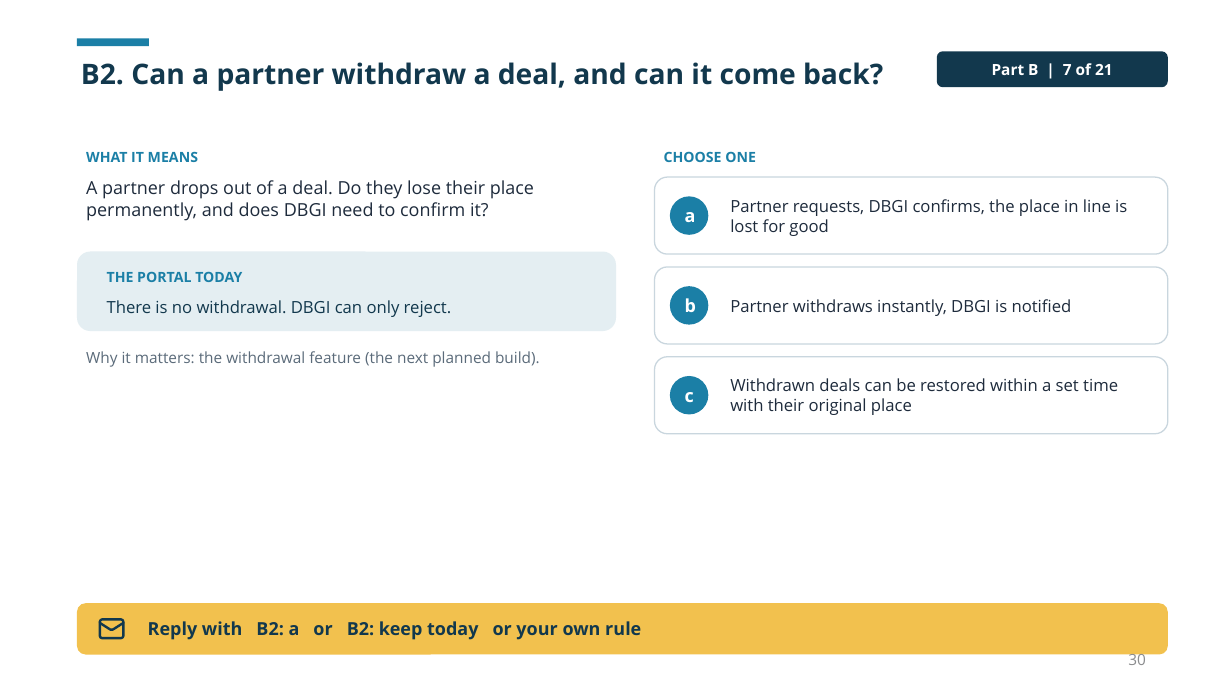
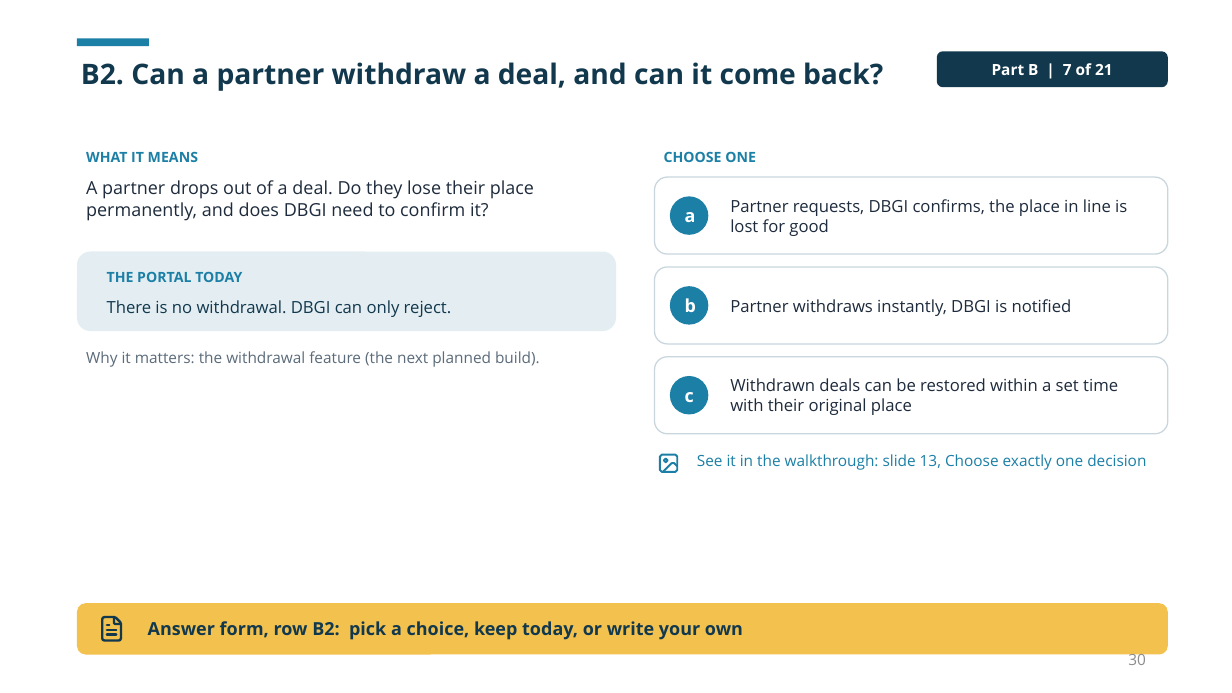
Before and after one commit to dbsuarez/dbgi-deal-registration-portal, a slide deck: slide 30 of docs/guides/Portal User Guide/Using the DBGI Portal.pptx. Drawn at 1232x693 pixels with LibreOffice and Linux fonts; fonts in the diff are those of the drawing. Boxes give left, top, right and bottom in pixels: in the first picture for what was removed or moved away, otherwise in the second. Text is boxed around its words. In the diff, an @@ line names an element or a change of style, - is before the commit and + after.

```diff
--- a/docs/guides/Portal User Guide/Using the DBGI Portal.pptx
+++ b/docs/guides/Portal User Guide/Using the DBGI Portal.pptx
@@ freeform shape added at bbox=[657, 452, 680, 475], outline #1B7FA6 1.5 pt @@
@@ text added at bbox=[697, 454, 1146, 470], 12 pt, text #1B7FA6 @@
+See it in the walkthrough: slide 13, Choose exactly one decision
@@ freeform shape at bbox=[98, 615, 127, 643]: outline redrawn @@
@@ text at bbox=[148, 621, 743, 640]: text changed @@
-Reply with B2: a or B2: keep today or your own rule
+Answer form, row B2: pick a choice, keep today, or write your own
```
Also in this commit, not shown: 21 other slides changed, 4 other files.
